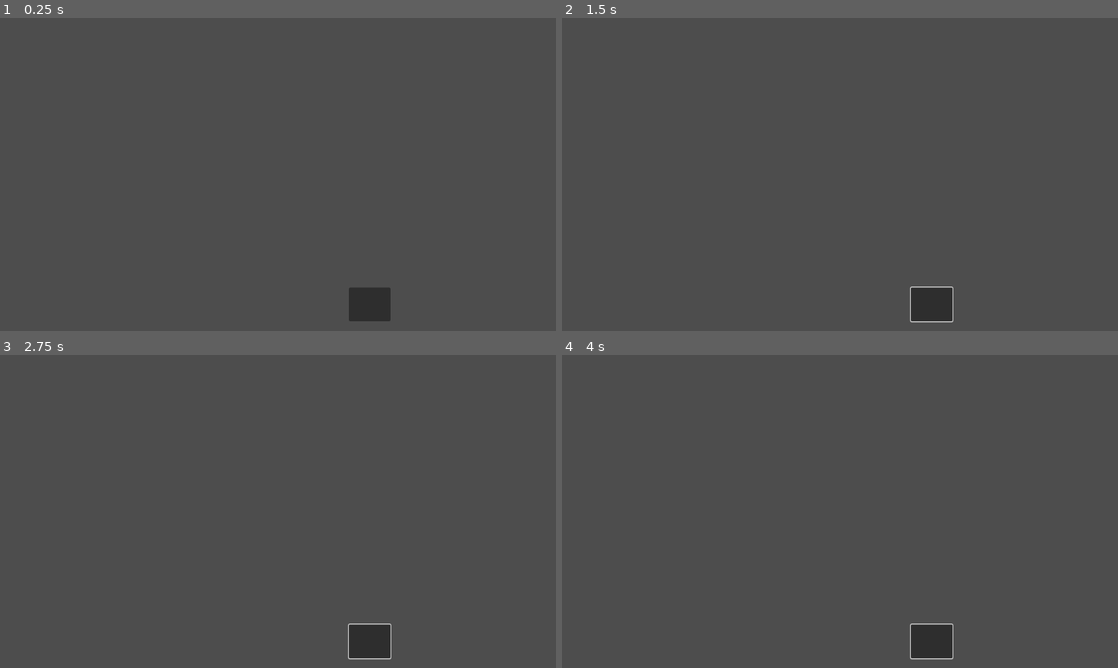
Above: before the commit, frames 1-4 (two rows, left to right).
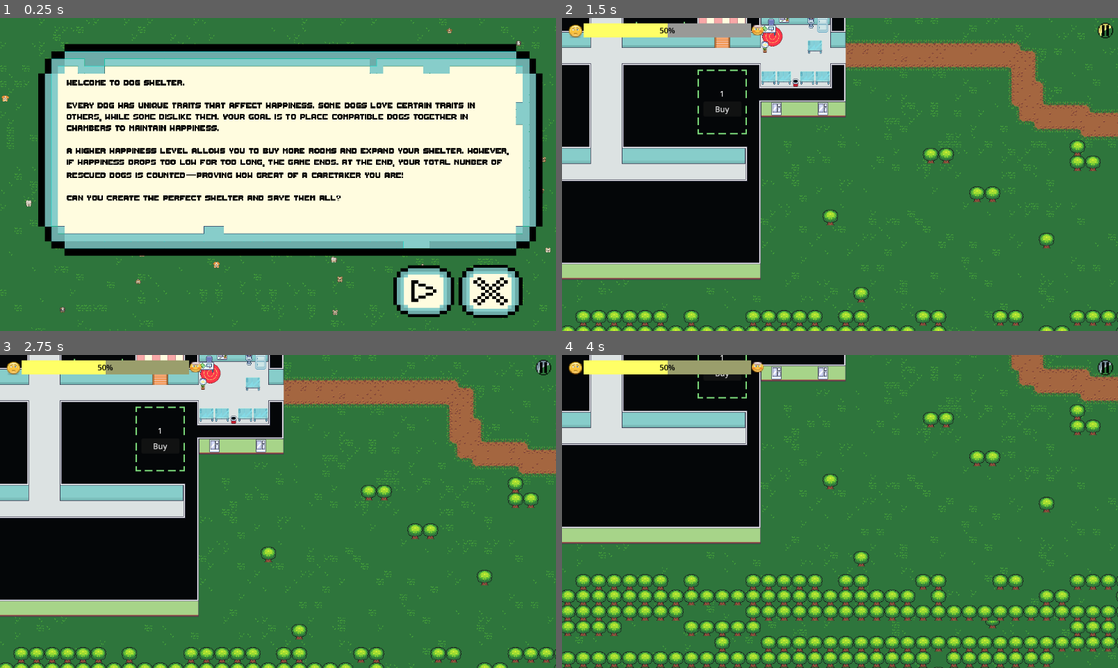
Above: after the commit, the same moments.

Repository: Tausva/DogShelter
Game: Godot game, scene res://scenes/game_menu/game_menu.tscn
Same seed, same stepped clock (60 frames per second), same inputs: the game is played once before the commit and once after it. This scene is started directly instead of the project's main scene.
Inputs (mouse positions are in pixels of both pictures, inside the frame that each line leads up to; where the layout moved, square brackets give the same spot in the first picture):
- Up to frame 1 (0.25 s): no input
- Up to frame 2 (1.5 s): click (984, 290) [928, 305] at 0.5 s; click (1106, 30) at 1.27 s
- Up to frame 3 (2.75 s): click (161, 445) at 2 s, where only the run after the commit has a clickable "Buy"
- Up to frame 4 (4 s): click (928, 642) at 2.77 s; tap Enter at 3.5 s; move the mouse to (962, 495) at 3.52 s; hold D (Right) from 3.53 s (still down); click (962, 495) at 3.67 s

The runs differ from the first frame. In frame 1, 100% of the frame differs, in the area x 0-100%, y 0-100%; in frame 2, 100%; in frame 3, 100%; in frame 4, 99%.

Commit message:
main menu

Diff:
--- a/scenes/game_menu/game_menu.gd
+++ b/scenes/game_menu/game_menu.gd
@@ -1,11 +1,24 @@
 extends Node2D
+
+@export var press_delay: float = 0.1
+
 @onready var play_button = $PlayButton
+@onready var quit_button = $QuitButton
 
-# Called when the node enters the scene tree for the first time.
+var tree = get_tree()
+
 func _ready() -> void:
-	pass # Replace with function body.
+	play_button.pressed.connect(_on_play_button_pressed)
+	quit_button.pressed.connect(_on_quit_button_pressed)
 
 
-# Called every frame. 'delta' is the elapsed time since the previous frame.
-func _process(delta: float) -> void:
-	pass
+func _on_play_button_pressed() -> void:
+	var tree = get_tree()
+	await tree.create_timer(press_delay).timeout
+	tree.change_scene_to_file("res://scenes/game_scene/game_scene.tscn")
+
+
+func _on_quit_button_pressed() -> void:
+	var tree = get_tree()
+	await tree.create_timer(press_delay).timeout
+	tree.quit()
--- a/scenes/game_menu/game_menu.tscn
+++ b/scenes/game_menu/game_menu.tscn
@@ -1,18 +1,59 @@
-[gd_scene load_steps=3 format=3 uid="uid://b30d8dp7mxo8u"]
+[gd_scene load_steps=11 format=3 uid="uid://b30d8dp7mxo8u"]
 
 [ext_resource type="Script" path="res://scenes/game_menu/game_menu.gd" id="1_j4aor"]
-[ext_resource type="Texture2D" uid="uid://daw1lp01vxxm8" path="res://assets/menu/HUD Menus Blue - Copy.png" id="2_10pe1"]
+[ext_resource type="PackedScene" uid="uid://be1m7qa6cu2pm" path="res://scenes/UI/menu_background.tscn" id="2_be3e7"]
+[ext_resource type="Texture2D" uid="uid://bohngceg5w06a" path="res://assets/menu/menu bar horizontal smol.png" id="2_p8jhy"]
+[ext_resource type="Texture2D" uid="uid://dr04hnlvgx1u4" path="res://assets/menu/play normal.png" id="3_sgsg0"]
+[ext_resource type="Texture2D" uid="uid://bsa4a5q118qd3" path="res://assets/menu/play press.png" id="4_5c2u3"]
+[ext_resource type="FontFile" uid="uid://tgma1foyj6jp" path="res://assets/fonts/ThaleahFat.ttf" id="4_eg2i8"]
+[ext_resource type="Texture2D" uid="uid://rw202lsstees" path="res://assets/menu/play hover.png" id="5_whtbt"]
+[ext_resource type="Texture2D" uid="uid://cu633spu6dhx6" path="res://assets/menu/exit normal.png" id="6_8oo62"]
+[ext_resource type="Texture2D" uid="uid://wvlso41ga4vm" path="res://assets/menu/exit press.png" id="7_ebwwb"]
+[ext_resource type="Texture2D" uid="uid://b77kb50ev7mgy" path="res://assets/menu/exit hover.png" id="8_60gbl"]
 
 [node name="GameMenu" type="Node2D"]
 script = ExtResource("1_j4aor")
 
+[node name="Menu background" parent="." instance=ExtResource("2_be3e7")]
+position = Vector2(-2, 0)
+
 [node name="DescriptionBar" type="Sprite2D" parent="."]
-position = Vector2(597.984, 326.212)
-scale = Vector2(0.318791, 0.246766)
-texture = ExtResource("2_10pe1")
+position = Vector2(601.5, 273)
+scale = Vector2(0.647861, 0.712195)
+texture = ExtResource("2_p8jhy")
 
-[node name="PlayButton" type="Button" parent="."]
-offset_left = 723.0
-offset_top = 558.0
-offset_right = 809.0
-offset_bottom = 628.0
+[node name="RichTextLabel" type="RichTextLabel" parent="DescriptionBar"]
+offset_left = -715.0
+offset_top = -211.0
+offset_right = 717.0
+offset_bottom = 211.0
+theme_override_colors/default_color = Color(0, 0, 0, 1)
+theme_override_fonts/normal_font = ExtResource("4_eg2i8")
+theme_override_font_sizes/normal_font_size = 36
+text = "Welcome to Dog Shelter.
+
+Every dog has unique traits that affect happiness. Some dogs love certain traits in others, while some dislike them. Your goal is to place compatible dogs together in chambers to maintain happiness.
+
+A higher happiness level allows you to buy more rooms and expand your shelter. However, if happiness drops too low for too long, the game ends. At the end, your total number of rescued dogs is counted—proving how great of a caretaker you are!
+
+Can you create the perfect shelter and save them all?"
+
+[node name="PlayButton" type="TextureButton" parent="."]
+offset_left = 815.0
+offset_top = 512.0
+offset_right = 941.0
+offset_bottom = 619.0
+texture_normal = ExtResource("3_sgsg0")
+texture_pressed = ExtResource("4_5c2u3")
+texture_hover = ExtResource("5_whtbt")
+stretch_mode = 0
+
+[node name="QuitButton" type="TextureButton" parent="."]
+offset_left = 950.0
+offset_top = 511.0
+offset_right = 1083.0
+offset_bottom = 621.0
+texture_normal = ExtResource("6_8oo62")
+texture_pressed = ExtResource("7_ebwwb")
+texture_hover = ExtResource("8_60gbl")
+stretch_mode = 0
Binary file added: assets/fonts/ThaleahFat.ttf
Not shown, added: assets/fonts/ThaleahFat.ttf.import
